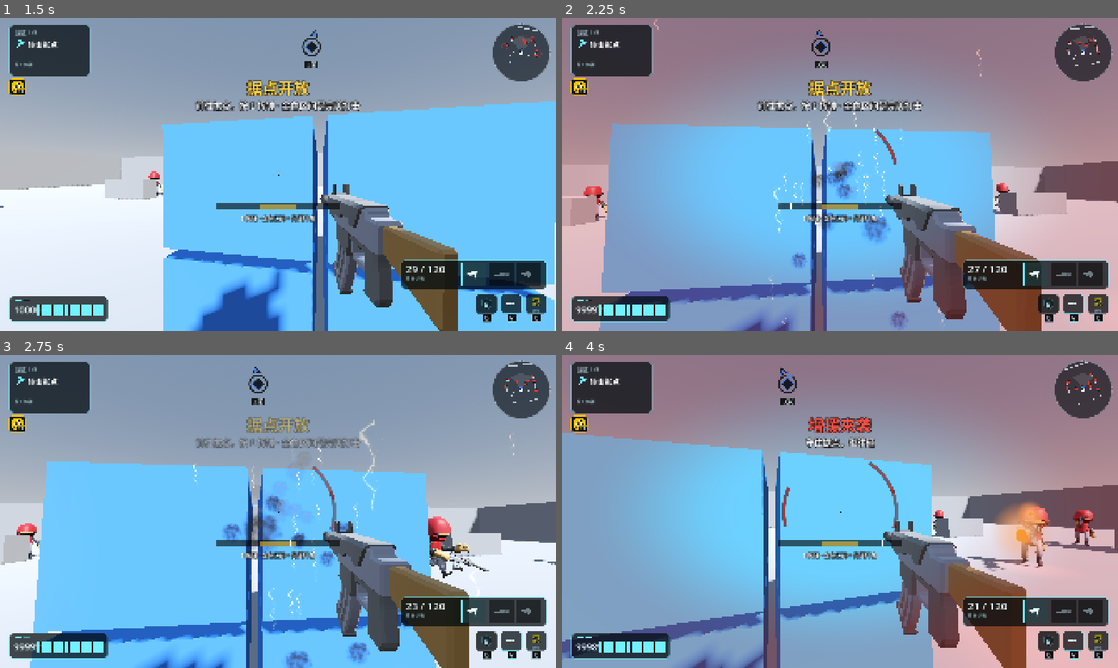
Above: before the commit, frames 1-4 (two rows, left to right).
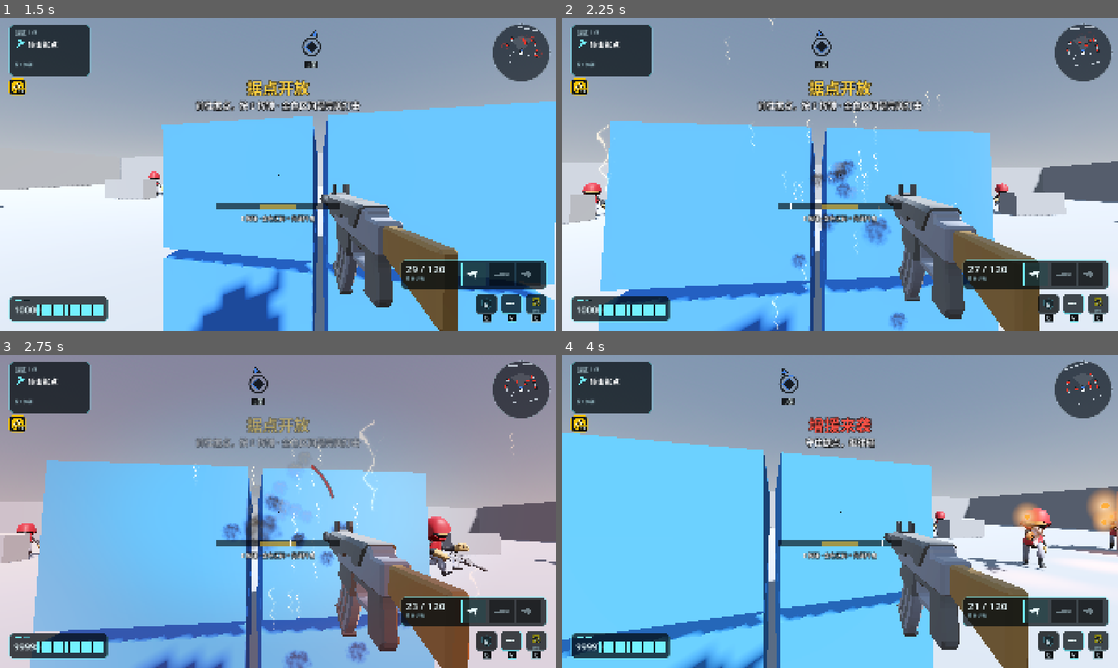
Above: after the commit, the same moments.

Repository: kyrie21z/Battlefield-Rouge
Game: Godot game, scene res://tests/reinforcement_test.tscn
Two runs of this game, one before a commit and one after it. Both use one fixed random seed, a clock stepped at 60 frames per second and the inputs below. This scene is started directly instead of the project's main scene. Sound files missing from this copy of the repository are replaced by a short silence.
Inputs (mouse positions are in pixels of both pictures, inside the frame that each line leads up to):
- Up to frame 1 (1.5 s): tap Enter at 0.5 s; move the mouse to (305, 174) at 0.52 s; hold Right mouse button (aim) 0.53-1.28 s; hold W (move_forward) from 0.53 s (still down); click (305, 174) at 0.67 s; tap Space (jump) at 0.77 s; move the mouse to (250, 174) at 1.27 s; tap Shift (dash) at 1.35 s
- Up to frame 2 (2.25 s): keep holding W (move_forward); tap Space (jump) at 1.52 s; move the mouse to (851, 168) at 2.02 s; press the mouse at (851, 168) at 2.03 s
- Up to frame 3 (2.75 s): keep holding W (move_forward)
- Up to frame 4 (4 s): keep holding W (move_forward); move the mouse to (834, 517) at 2.77 s; release the mouse at (834, 517) at 2.78 s; tap E (hammer) at 2.85 s; click (834, 517) at 2.92 s; tap Space (jump) at 3.02, 3.77 s; move the mouse to (878, 514) at 3.52 s; hold F (interact) from 3.53 s (still down)

Frame 1 is identical in both runs. In frame 2, 57% of the frame differs, in the area x 0-100%, y 0-100%; in frame 3, 22%; in frame 4, 58%.

Commit message:
tune: lower enemy difficulty (slower bullets, less damage, fewer reinforcements)
Kyrie's playtest call: bullets too fast, game too hard.
- small enemies: bullets 30 -> 22 m/s, damage 8-12 -> 6-9, spread
  2.2 -> 3.0 deg, burst pause 1.0 -> 1.4 s, reaction 0.5 -> 0.7 s
- boss: damage 12-18 -> 9-14, burst pause 0.9 -> 1.2 s
- reinforcements: every 10 s (was 8), at most 5 out (was 6)

Fixtures: FX-001 seed 1002 2038 a7ea25b848dd8b33 -> 2032 2fbe08520499c923;
FX-002 seed 2003 885 a9a005a7ee3ded7e -> 885 43e264f252f32a71.

Co-Authored-By: Claude Opus 5.5 <noreply@anthropic.com>

Diff:
--- a/actors/enemy/boss.tscn
+++ b/actors/enemy/boss.tscn
@@ -11,9 +11,9 @@
 is_boss = true
 eye_height = 2.79
 burst_size = 4
-burst_pause = 0.9
-damage_min = 12.0
-damage_max = 18.0
+burst_pause = 1.2
+damage_min = 9.0
+damage_max = 14.0
 run_speed = 3.2
 strafe_speed = 1.2
 turn_speed = 5.0
--- a/actors/enemy/enemy.gd
+++ b/actors/enemy/enemy.gd
@@ -23,19 +23,20 @@
 
 @export_category("Combat")
 @export var engage_range := 25.0
-@export var reaction_time := 0.5
+@export var reaction_time := 0.7
 @export var burst_size := 3
 @export var burst_interval := 0.14
-@export var burst_pause := 1.0
-## Cone half-angle of each shot. At 20 m, 2.2 deg lands about 40% on a still player.
-@export var accuracy_deg := 2.2
+@export var burst_pause := 1.4
+## Cone half-angle of each shot. At 20 m, 3.0 deg spreads the shots over a
+## circle about 2 m across.
+@export var accuracy_deg := 3.0
 ## Enemy bullets are slow, visible projectiles so the player can dodge them.
 ## Shots aim at where the player is now, with no lead.
-@export var projectile_speed := 30.0
+@export var projectile_speed := 22.0
 ## Spread multiplier when the target moves faster than 3 m/s.
 @export var moving_target_penalty := 1.6
-@export var damage_min := 8.0
-@export var damage_max := 12.0
+@export var damage_min := 6.0
+@export var damage_max := 9.0
 ## Closer than this the enemy backs off to a firing position instead of firing.
 @export var min_engage_distance := 6.0
 
--- a/tests/enemy_bullet_test.gd
+++ b/tests/enemy_bullet_test.gd
@@ -15,10 +15,10 @@
 
 func _run() -> void:
 	var enemy := load("res://actors/enemy/enemy.tscn").instantiate() as Enemy
-	_check("enemy bullets default to 30 m/s", is_equal_approx(enemy.projectile_speed, 30.0))
+	_check("enemy bullets default to 22 m/s", is_equal_approx(enemy.projectile_speed, 22.0))
 	enemy.free()
 	var idle := Projectile.new()
-	_check("the projectile default is 30 m/s too", is_equal_approx(idle.speed, 30.0))
+	_check("the projectile class default stays 30 m/s (enemies pass their own)", is_equal_approx(idle.speed, 30.0))
 	idle.free()
 
 	var arena := Node3D.new()
--- a/tests/reinforcement_test.gd
+++ b/tests/reinforcement_test.gd
@@ -29,9 +29,9 @@
 	print("== config")
 	var config := load(CONFIG_PATH) as ReinforcementConfig
 	_check("cadence resource is zone/reinforcement_config.tres", config != null and config.resource_path == CONFIG_PATH)
-	_check("a wave is every 8 s", is_equal_approx(config.interval_seconds, 8.0))
+	_check("a wave is every 10 s", is_equal_approx(config.interval_seconds, 10.0))
 	_check("a wave is 2 enemies", config.per_wave == 2)
-	_check("at most 6 reinforcements stay out", config.max_alive == 6)
+	_check("at most 5 reinforcements stay out", config.max_alive == 5)
 
 	print("== layout")
 	await _check_layout("res://maps/zone_1.tscn", 0, 4)
--- a/zone/reinforcement_config.gd
+++ b/zone/reinforcement_config.gd
@@ -6,12 +6,12 @@
 
 ## Seconds from the moment the building opens, and between waves after that.
 ## The first wave spawns as the building opens; the next waits one interval.
-@export_range(0.2, 60.0, 0.1, "suffix:s") var interval_seconds := 8.0
+@export_range(0.2, 60.0, 0.1, "suffix:s") var interval_seconds := 10.0
 ## How many enemies one wave tries to spawn.
 @export_range(1, 12, 1) var per_wave := 2
 ## Reinforcements still on the field (including those already retreating).
 ## A wave spawns fewer, or nothing, when this many are already out.
-@export_range(1, 24, 1) var max_alive := 6
+@export_range(1, 24, 1) var max_alive := 5
 ## Removed on arrival, or when this many seconds have passed, whichever is first.
 ## Stuck enemies disappear too. Retreating never counts as a kill.
 @export_range(0.2, 60.0, 0.1, "suffix:s") var flee_timeout_seconds := 14.0
--- a/zone/reinforcement_config.tres
+++ b/zone/reinforcement_config.tres
@@ -4,7 +4,7 @@
 
 [resource]
 script = ExtResource("1_cfg")
-interval_seconds = 8.0
+interval_seconds = 10.0
 per_wave = 2
-max_alive = 6
+max_alive = 5
 flee_timeout_seconds = 14.0
Not shown, changed: GLOSSARY.md
Not shown, changed: docs/Core_Loop.md
Not shown, changed: docs/GDD.md
Not shown, changed: docs/Priority_Backlog.md
Not shown, changed: docs/adr/0007-reinforcements-shockwave-pedestal.md
Not shown, changed: docs/bible/99_decisions.md
Not shown, changed: docs/bible/SPEC.md
